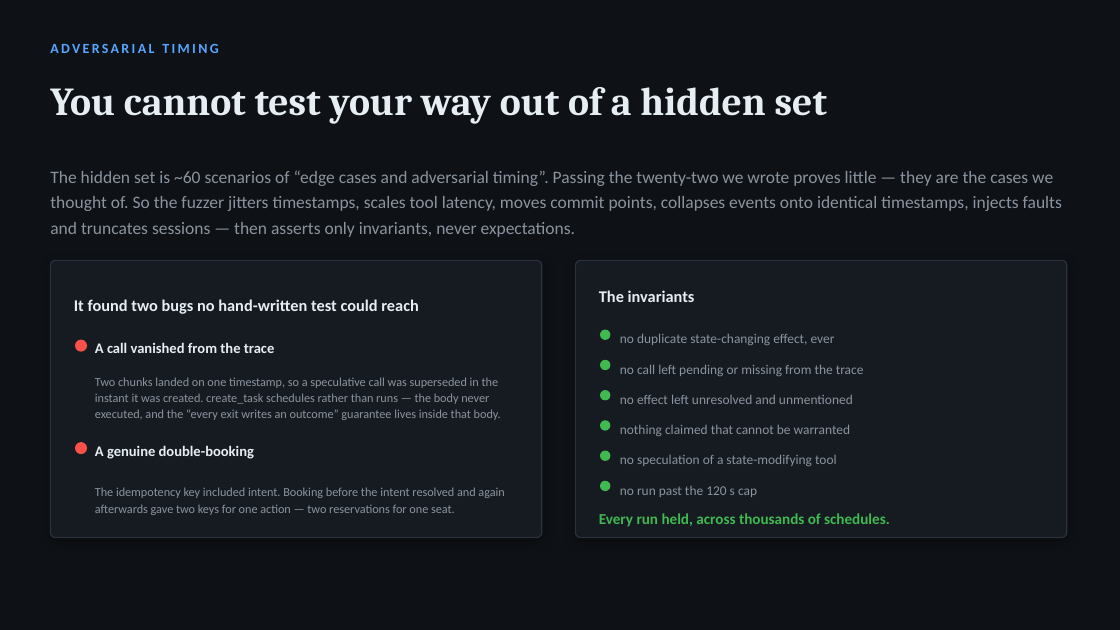
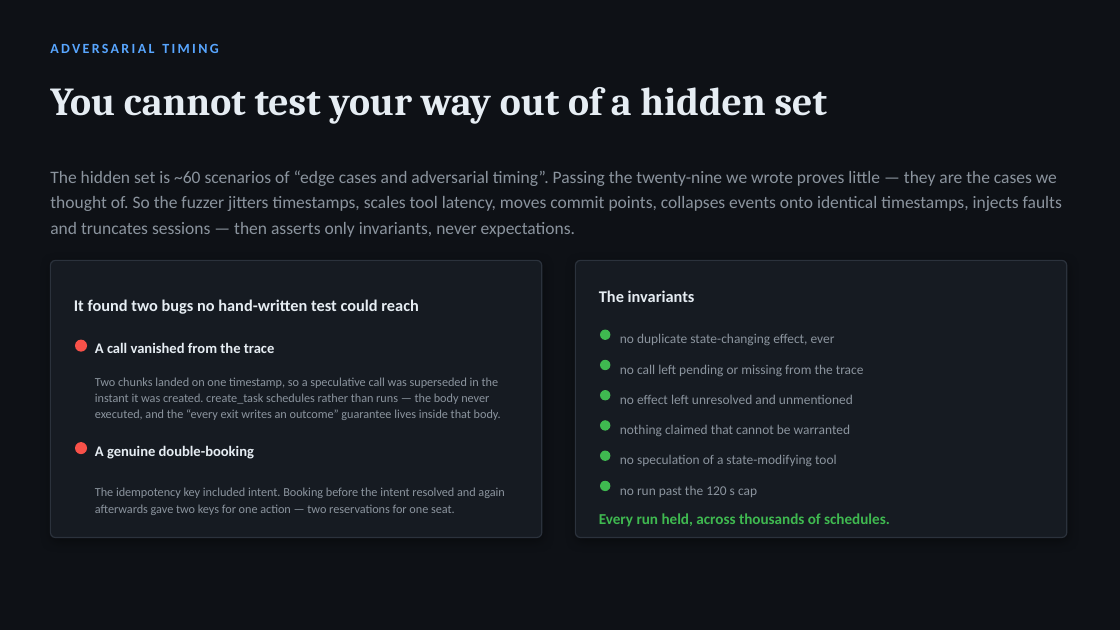
Before and after one commit to itsAryan-devop/parley, a slide deck: slide 9 of deck/ThaparPatiala_TEAM_Submission_ppt.pptx. Drawn at 1120x630 pixels with LibreOffice and Linux fonts; fonts in the diff are those of the drawing. Boxes give left, top, right and bottom in pixels: in the first picture for what was removed or moved away, otherwise in the second. Text is boxed around its words. In the diff, an @@ line names an element or a change of style, - is before the commit and + after.

Commit message:
Seven more scenarios, a perf budget, and four bugs they exposed
Suite is 29 scenarios at 55% text / 24% audio / 21% visual. 29/29 clean, mean
109.2, 275 tests, 2030/2030 perturbed runs holding every invariant.

scripts/perf_report.py measures the wall-clock budget, which had only ever been
assumed: cold start (imports, model loads, first scenario, in a fresh
interpreter) is 1.05s of the 300s warm-up hook, and the slowest scenario uses
119ms of the 120s cap. It could get a thousand times slower and still fit.

The new scenarios cover things the suite had no opinion about -- conflicting
values in one breath, a manifest arriving mid-session, an eight-turn
conversation, an unprompted photo with no speech at all, a camera-driven domain
switch, a corrupt upload, and an audio-to-ticket chain. Four bugs fell out:

  THE RUNNER PRE-LOADED THE MANIFEST, so a scenario delivering it as an event
  could dispatch before it arrived. That is a convenience hiding a real risk:
  the actual kit sends the manifest on the wire, and an agent quietly depending
  on having it at construction would pass here and fail there.

  THE AGENT WENT SILENT ON A SLOT NO TOOL WANTED. "For 3 people" bound a slot
  that the flight search does not take, so nothing was planned and nothing was
  said -- and the user had no way to know we heard. It now acknowledges, and
  answers "what have you got?" from results already held rather than making
  them wait for the end of the session.

  THE PERCEPTION REPORT NAMED THE WRONG CALL. It took the first in-flight
  record, which during a camera-driven domain switch was an unrelated flight
  search still running: "Looks like router wan led amber -- searching flights
  now." It now picks the call that actually READ the slot the perception bound.

  create_ticket DEMANDED A `label`, so a fault reported entirely through a
  RECORDING could never be escalated -- the agent had diagnosed the grinding
  and still had to ask "what's the device doing?" before raising anything. A
  ticket describes the symptom in whatever form it arrived.

```diff
--- a/deck/ThaparPatiala_TEAM_Submission_ppt.pptx
+++ b/deck/ThaparPatiala_TEAM_Submission_ppt.pptx
@@ text at (50,170,1062,237): text changed @@
-The hidden set is ~60 scenarios of “edge cases and adversarial timing”. Passing the twenty-two we wrote proves little — they are the cases we thought of. So the fuzzer jitters timestamps, scales tool latency, moves commit points, collapses events onto identical timestamps, injects faults and truncates sessions — then asserts only invariants, never expectations.
+The hidden set is ~60 scenarios of “edge cases and adversarial timing”. Passing the twenty-nine we wrote proves little — they are the cases we thought of. So the fuzzer jitters timestamps, scales tool latency, moves commit points, collapses events onto identical timestamps, injects faults and truncates sessions — then asserts only invariants, never expectations.
```
Also in this commit, not shown: 1 other slide changed, 24 other files.
